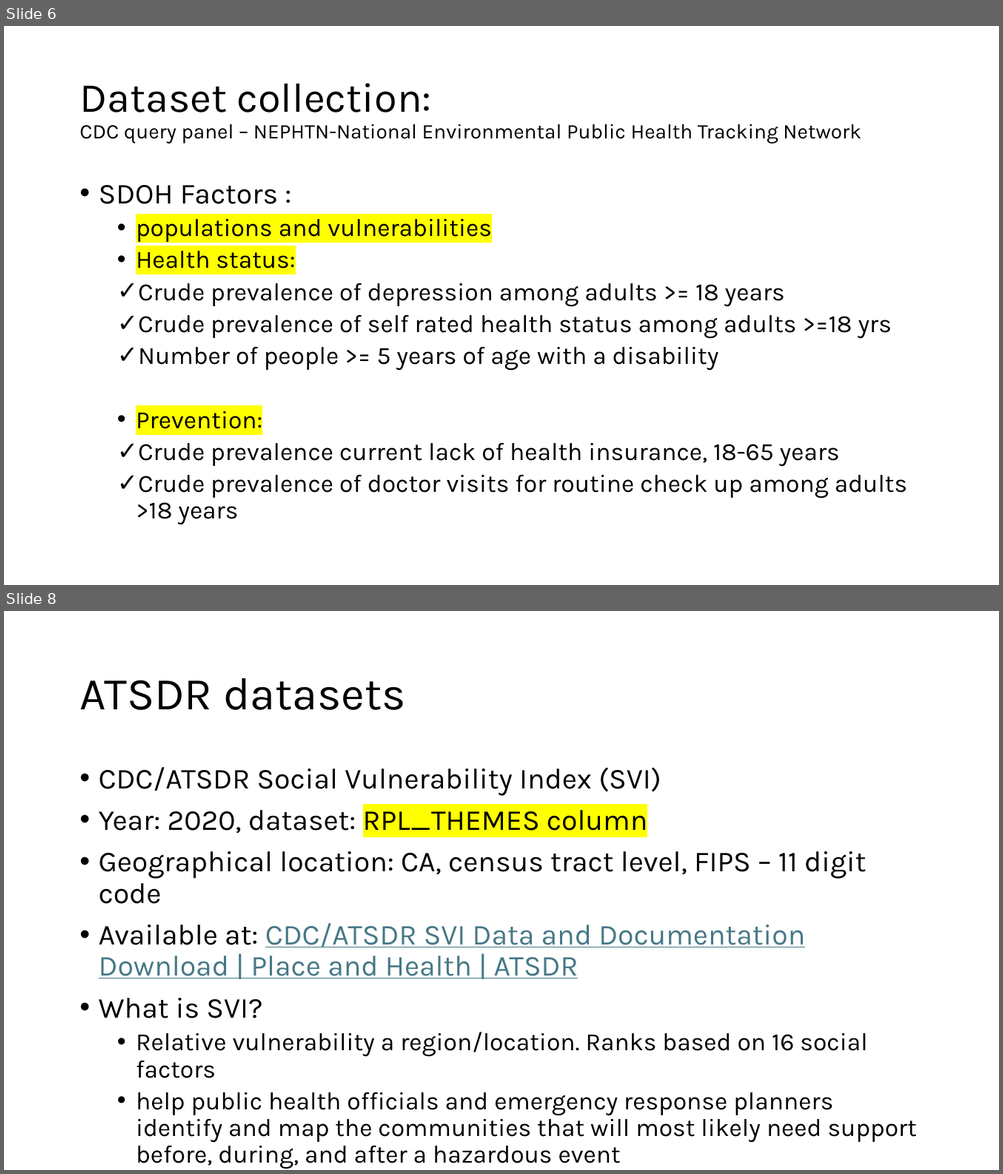
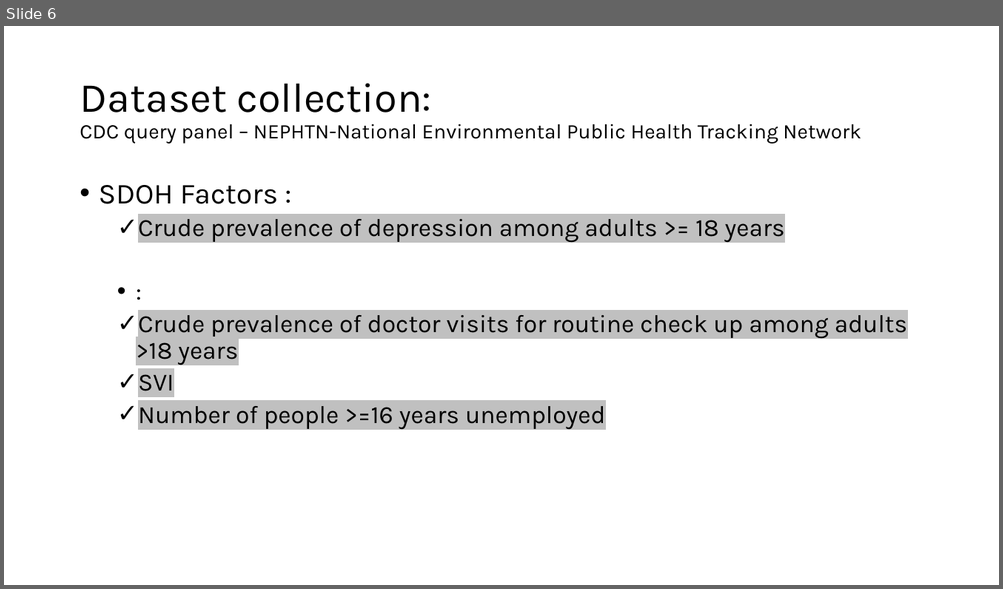
Before and after one commit to r-buch/social-covid, a slide deck: SDOH_Datasets.pptx. Shown one above the other, each under a label of ours: slides 6 and 8 before the commit, slide 6 after it; the slides between them are not shown. The pictures are 1003x1174 and 1003x589 pixels, drawn with LibreOffice and Linux fonts; fonts in the diff are those of the drawing. Boxes give left, top, right and bottom in pixels: in the first picture for what was removed or moved away, otherwise in the second. Text is boxed around its words. In the diff, an @@ line names an element or a change of style, - is before the commit and + after.

```diff
--- a/SDOH_Datasets.pptx
+++ b/SDOH_Datasets.pptx
@@ slide 8 removed at [4, 611, 999, 1170], background #FFFFFF @@
@@ title removed at [79, 678, 406, 710] @@
-ATSDR datasets
@@ text removed at [99, 767, 916, 1170] @@
-• CDC/ATSDR Social Vulnerability Index (SVI)
-• Year: 2020, dataset: RPL_THEMES column
-• Geographical location: CA, census tract level, FIPS – 11 digit code
-• Available at: CDC/ATSDR SVI Data and Documentation Download | Place and Health | ATSDR
-• What is SVI?
-  • Relative vulnerability a region/location. Ranks based on 16 social factors
-  • help public health officials and emergency response planners identify and map the communities that will most likely need support before, during, and after a hazardous event
@@ slide 6 changed as well @@
@@ text at [136, 219, 492, 269]: paragraphs removed @@
-  • populations and vulnerabilities
-  • Health status:
@@ text at [136, 219, 907, 365]: highlight none to #C0C0C0 in "Crude prevalence of depression among adults >= ...", "Crude prevalence of doctor visits for routine ..." @@
@@ text at [136, 315, 891, 467]: text changed @@
-  ✓ Crude prevalence of self rated health status among adults >=18 yrs
-  ✓ Number of people >= 5 years of age with a disability
-  • Prevention:
-  ✓ Crude prevalence current lack of health insurance, 18-65 years
+  • :
@@ text at [138, 375, 605, 430]: paragraphs added @@
+  ✓ SVI
+  ✓ Number of people >=16 years unemployed
```
Also in this commit, not shown: 3 other slides changed, 2 slides added, 3 other slides removed.
